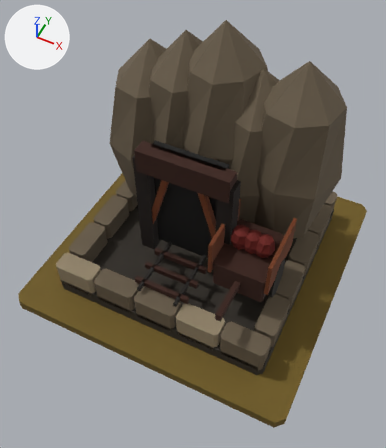
The glTF model art/emberglass_t3/emberglass_t3.glb, before and after one commit.
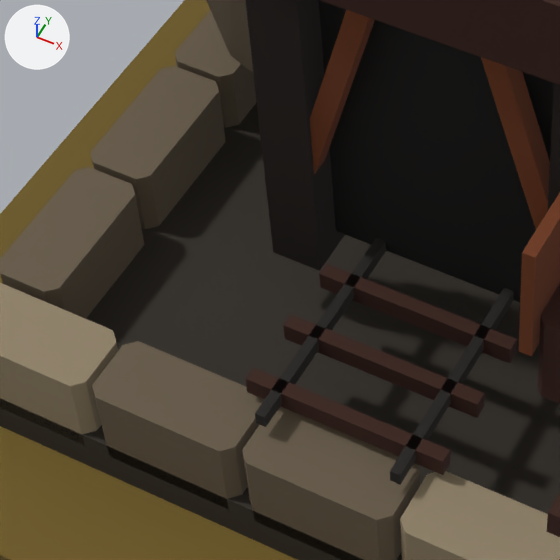
Each version appears first whole from a 50 mm camera at (0.695, -1.512, 2.098) aimed at (0.028, -0.178, 0.43), and next in a close-up on the part from 18% to 57% of the width and 40% to 73% of the height. Every picture has the same lights, and +X, +Y and +Z are marked at upper left. The older version's two pictures come first.

The first close-up shows 'MMR | emberglass | T03 Architecture.001', 'MMR | emberglass | Tier 03 Ground.001'.
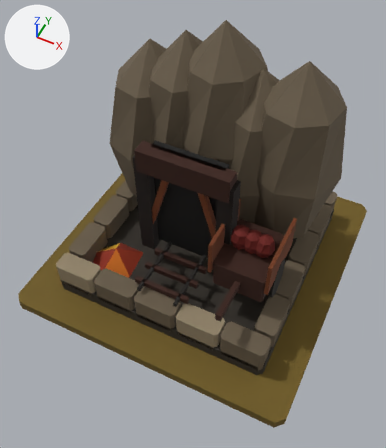
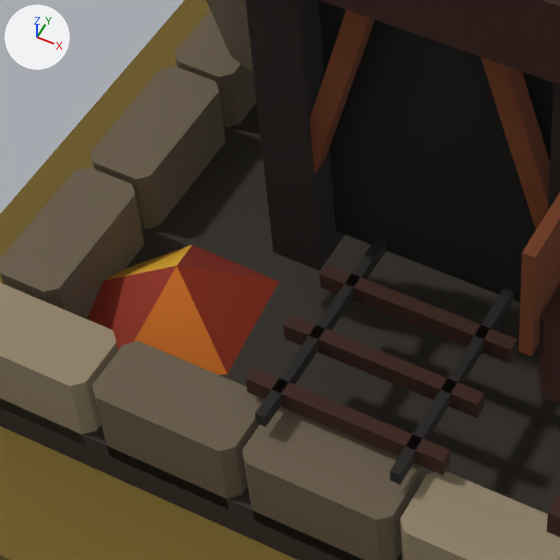
Location of each change, [x1, y1, x2, y2] in pixels of the close-ups (560 x 560 px):
'MMR | emberglass | T03 Autumn Dressing.001', added (red): after [89, 245, 279, 375]

Diff of the bpy script that builds the scene:
```diff
--- a/art/emberglass_t3/emberglass_t3.glb.py
+++ b/art/emberglass_t3/emberglass_t3.glb.py
@@ me_mmr___emberglass___t03_autumn_dressing_001 @@
+me_mmr___emberglass___t03_autumn_dressing_001.from_pydata(...)  # 6 vertices, 5 faces; spans x -0.455..-0.204, y -0.43..-0.186, z 0.062..0.162
+me_mmr___emberglass___t03_autumn_dressing_001.materials.append(mat_mmr___shared_palette_atlas)  # picture img_mmr_shared_color_palette_64
@@ ob_mmr___emberglass___t03_autumn_dressing_001 @@
+ob_mmr___emberglass___t03_autumn_dressing_001 = bpy.data.objects.new('MMR | emberglass | T03 Autumn Dressing.001', me_mmr___emberglass___t03_autumn_dressing_001)
+ob_mmr___emberglass___t03_autumn_dressing_001.location = (0.0, 0.0, 0.05)
```
